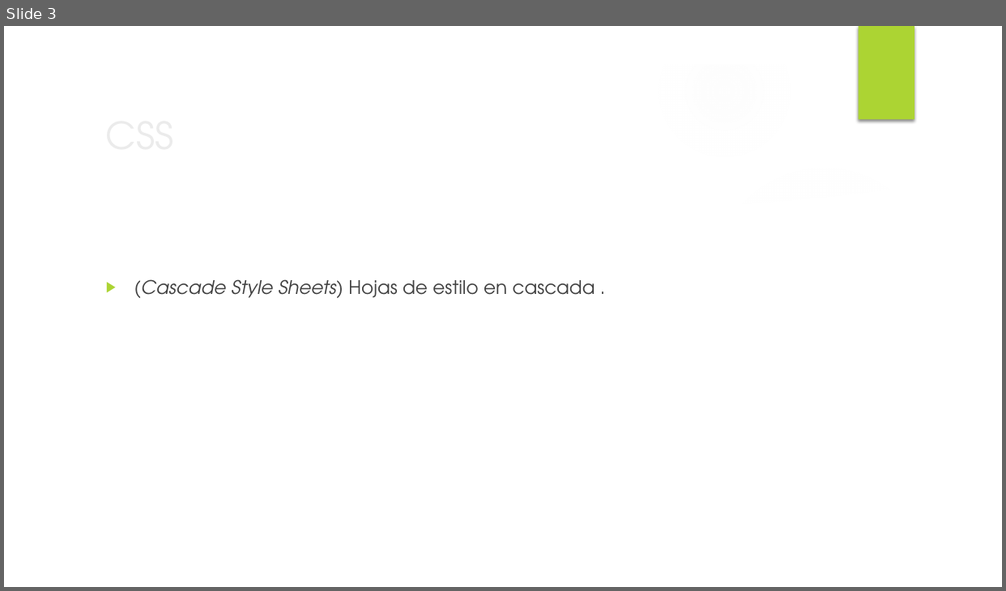
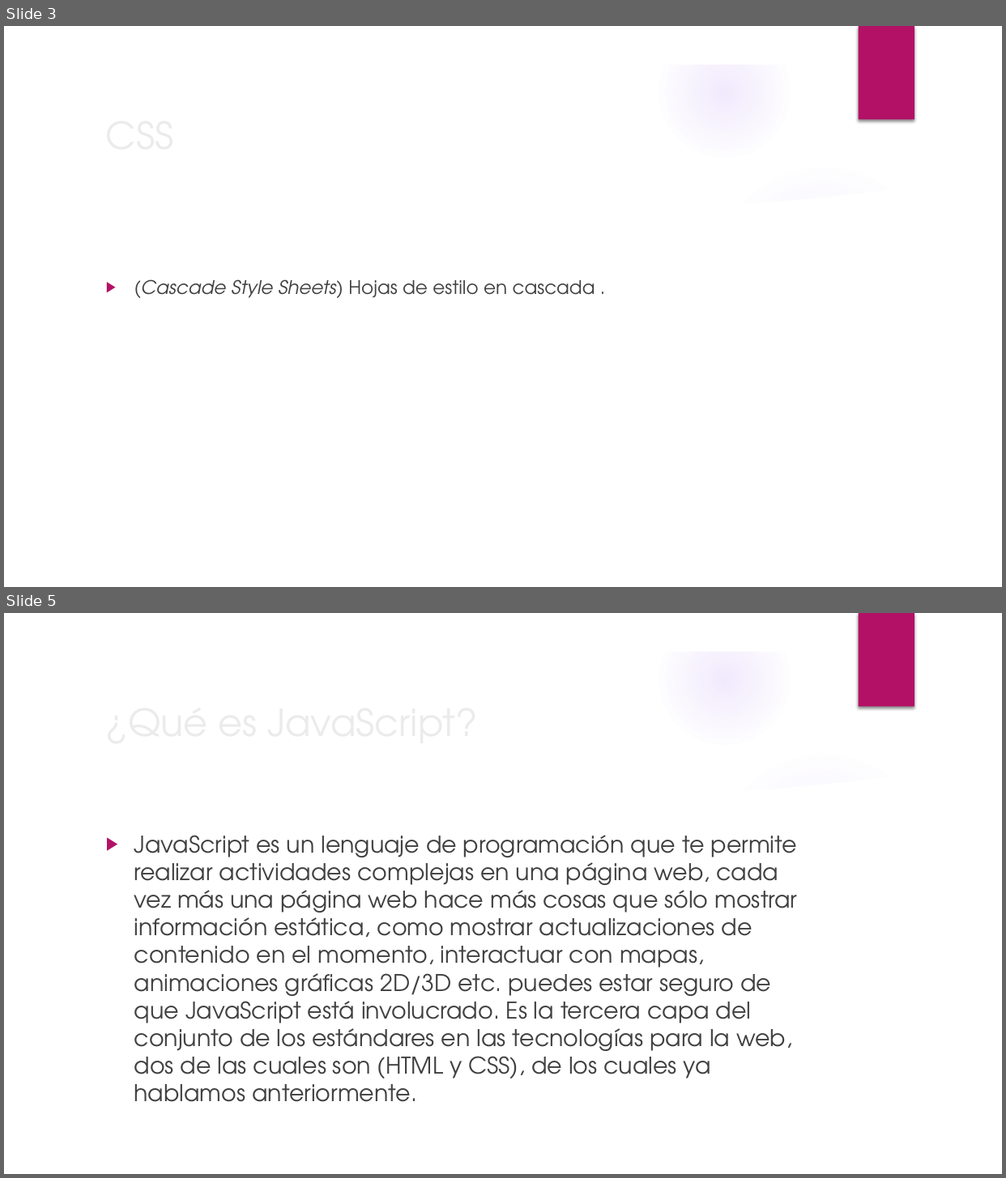
Before and after one commit to stealth14/Web-Transicion-Gradiente, a slide deck: diapositivas CSS.pptx. Shown one above the other, each under a label of ours: slide 3 before the commit, slides 3 and 5 after it; the slides between them are not shown. The pictures are 1006x591 and 1006x1178 pixels, drawn with LibreOffice and Linux fonts; fonts in the diff are those of the drawing; background and template pictures are left out. Boxes give left, top, right and bottom in pixels: in the first picture for what was removed or moved away, otherwise in the second. Text is boxed around its words. In the diff, an @@ line names an element or a change of style, - is before the commit and + after.

```diff
--- a/diapositivas CSS.pptx
+++ b/diapositivas CSS.pptx
@@ slide 5 added at (x1=4, y1=613, x2=1002, y2=1174), background picture (left out); not listed: 9 template elements that a slide beside it also shows @@
@@ text added at (x1=134, y1=835, x2=797, y2=1102), 22.2 pt, text #404040 @@
+▶ JavaScript es un lenguaje de programación que te permite realizar actividades complejas en una página web, cada vez más una página web hace más cosas que sólo mostrar información estática, como mostrar actualizaciones de contenido en el momento, interactuar con mapas, animaciones gráficas 2D/3D etc. puedes estar seguro de que JavaScript está involucrado. Es la tercera capa del conjunto de los estándares en las tecnologías para la web, dos de las cuales son (HTML y CSS), de los cuales ya hablamos anteriormente.
@@ title added at (x1=185, y1=840, x2=301, y2=1030), 36 pt, text #EBEBEB @@
+¿Qué es JavaScript?
@@ slide 3 changed as well @@
@@ fill gradient #F7F7F7 to gradient #9B6BF2 in 3 elements at (x1=4, y1=245, x2=347, y2=587), (x1=4, y1=263, x2=197, y2=456), (x1=659, y1=27, x2=790, y2=158) @@
@@ rectangle at (x1=859, y1=26, x2=914, y2=120): fill #ACD433 to #B31166 @@
@@ text "(Cascade Style Sheets) Hojas de ..." at (x1=134, y1=280, x2=595, y2=298): bullet colour #ACD433 to #B31166 @@
```
Also in this commit, not shown: 4 other slides changed, 5 other slides added, 1 slide removed.
